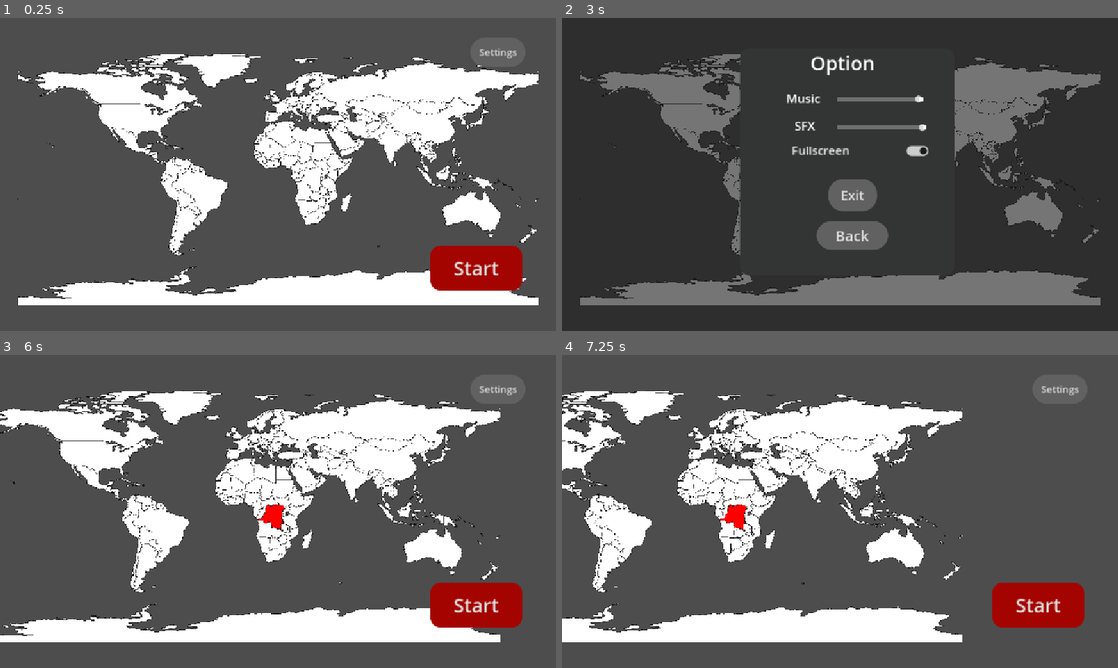
Above: before the commit, frames 1-4 (two rows, left to right).
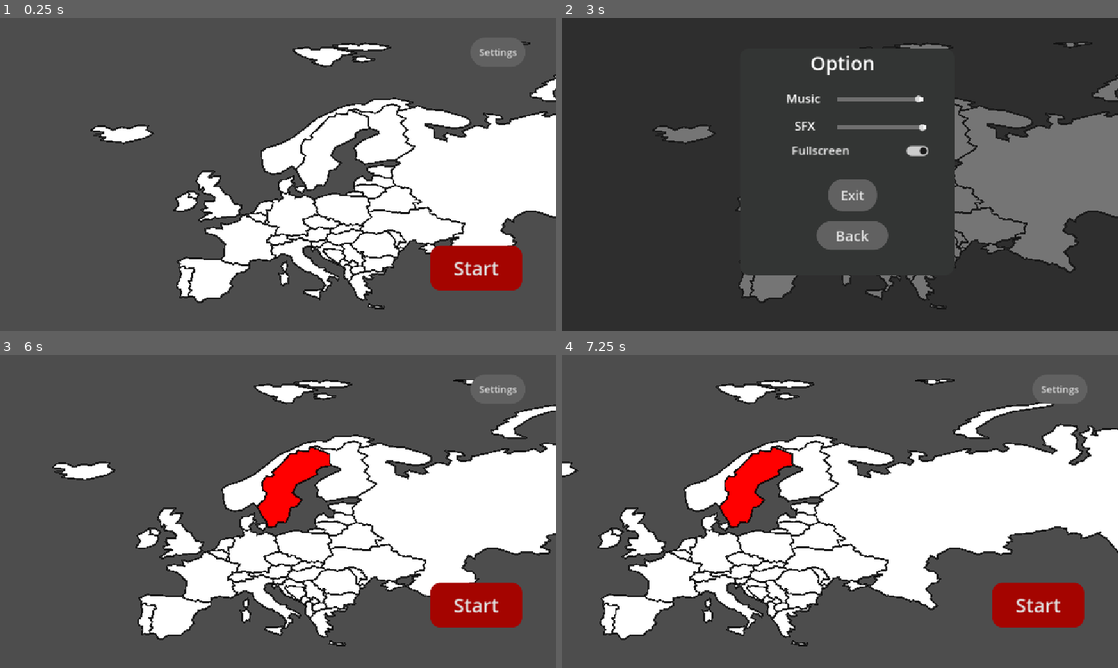
Above: after the commit, the same moments.

Repository: gixerl/OnlyLands
Game: Godot game, scene res://Scenes/main_menu.tscn
The game is run twice, just before and just after one commit, with the same random seed, the same clock (stepped at 60 frames per second) and the same inputs.
Inputs (mouse positions are in pixels of both pictures, inside the frame that each line leads up to):
- Up to frame 1 (0.25 s): no input
- Up to frame 2 (3 s): click "Start" at 0.5 s; click "Start" at 1.25 s; click "Start" at 2 s; click "Settings" at 2.75 s
- Up to frame 3 (6 s): click "Back" at 3.5 s; tap Enter at 4.25, 5.75 s; drag from (278, 511) to (333, 442) at 4.27 s; tap Space at 5 s; drag from (278, 511) to (250, 574) at 5.02 s; move the mouse to (278, 511) at 5.77 s; hold D (camera_move_right) from 5.78 s (still down); click (278, 511) at 5.92 s
- Up to frame 4 (7.25 s): release D (camera_move_right) at 6.5 s; drag from (706, 511) to (673, 464) at 6.52 s

The runs differ from the first frame. In frame 1, 39% of the frame differs, in the area x 3-100%, y 7-94%; in frame 2, 24%; in frame 3, 43%; in frame 4, 46%, in the area x 0-100%, y 7-94%.

Commit message:
Continent Filter
-The dataset is incomplete, some countries are missing a continent
This needs to be fixed

Diff:
--- a/Scenes/map.gd
+++ b/Scenes/map.gd
@@ -2,6 +2,19 @@
 var nodes_path = "res://Assets/Map/countries-nodes.txt"
 var country_scene = preload("res://Scenes/country.tscn")
 var attributes_path = "res://Assets/Map/countries-attributes.txt"
+
+#choose which continents are in the game
+var continents_active= {
+	"Europe" = 1,
+	"Asia" = 0,
+	"Africa" = 0,
+	"South America" = 0,
+	"North America" = 0,
+	"Antarctica" = 0,
+	"Oceania" = 0,
+	"Seven seas (open ocean)" = 0,
+	"" = 0
+}
 var names = {}
 
 func _ready() -> void:
@@ -9,13 +22,17 @@
 	var attributes = FileAccess.open(attributes_path, FileAccess.READ)
 	var polygons = {}
 
-	#set up Names Dictionary
+	#comb through attributes
 	while not attributes.eof_reached():
 		var line = attributes.get_line()
 		var parts = line.split(",")
 		var shapeid = 0
-		if parts.size() < 10:
+		if parts.size() < 10 or continents_active[parts[93]]==0:
 			continue
+
+		if parts.size()<10:
+			continue
+		#set up Names Dictionary
 		shapeid=parts[0].to_int()
 		var name = parts[19]
 		names[shapeid] = name
@@ -26,12 +43,17 @@
 		var parts = line.split(",")
 		var shapeid = 0
 		var partid = 0
-		if parts.size() < 4:
+		if parts.size() < 4 or parts[0].to_int() not in names:
 			continue
+
 		shapeid=parts[0].to_int()
 		partid=parts[1].to_int()
 		var x = parts[2].to_float()
 		var y = parts[3].to_float()
+
+		##IF WE WANT EUROPE ONLY- THIS REMOVES AMERICA TAIL OF RUSSIA AND RANDOM FRANCE ISLAND
+		if shapeid==43 and partid==0 or shapeid==18 and partid == 11:		#if france, if russia
+			continue
 
 		if not polygons.has(shapeid):
 			polygons[shapeid]=[]
@@ -44,6 +66,7 @@
 
 func create_shape(shapeid,parts):
 	var shape_area=country_scene.instantiate()
+
 	shape_area.name = names[shapeid]
 	add_child(shape_area)
 
--- a/Scenes/map.tscn
+++ b/Scenes/map.tscn
@@ -7,5 +7,6 @@
 script = ExtResource("1_s486e")
 
 [node name="Camera2D" type="Camera2D" parent="."]
-zoom = Vector2(3, 3)
+position = Vector2(8, -58)
+zoom = Vector2(12, 12)
 script = ExtResource("2_7yn8b")
Not shown, added: Assets/Map/attributes_index_finder.txt
Not shown, changed: Assets/Map/countries-attributes.txt
Not shown, changed: .DS_Store
Not shown, changed: README.md
